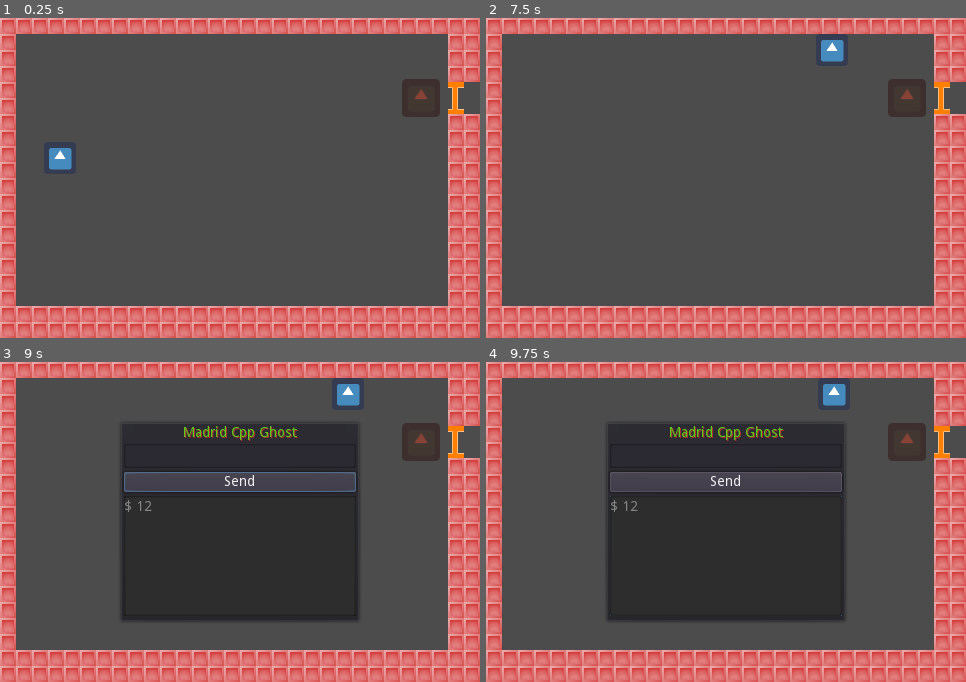
Above: before the commit, frames 1-4 (two rows, left to right).
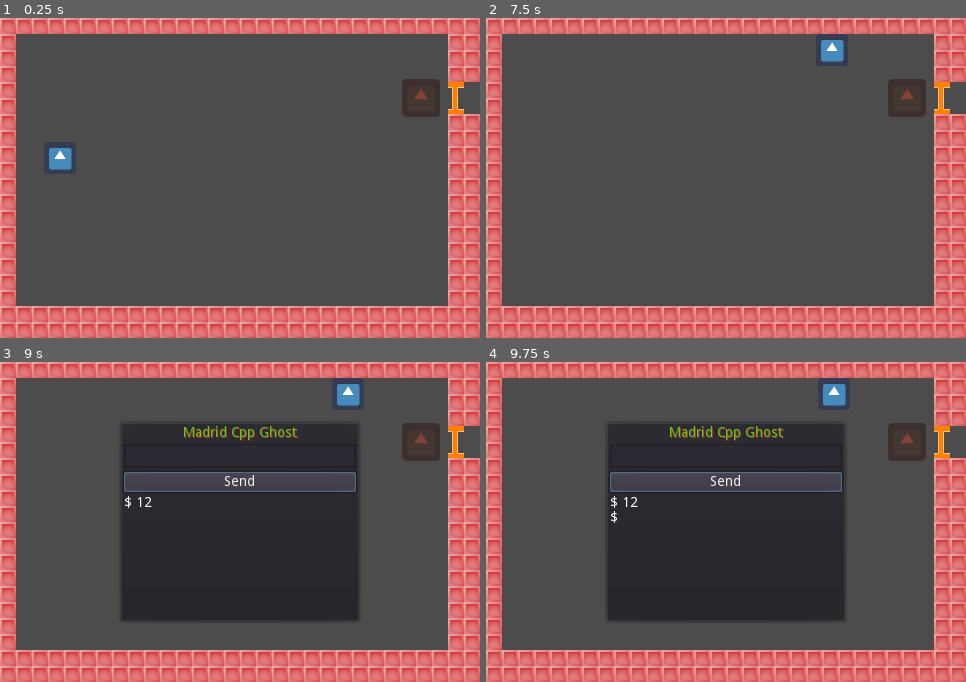
Above: after the commit, the same moments.

Repository: jgsogo/talk-godot-gdnative
Game: Godot game, scene res://MainScene.tscn
The game is run twice, just before and just after one commit, with the same random seed, the same clock (stepped at 60 frames per second) and the same inputs. The engine's default icon, where the game draws it, is replaced by a stand-in: a white triangle on a blue panel in a dark square.
Inputs (mouse positions are in pixels of both pictures, inside the frame that each line leads up to):
- Up to frame 1 (0.25 s): no input
- Up to frame 2 (7.5 s): tap Enter at 0.5, 2.75 s; hold Up (ui_up) 0.53-2.03 s; tap Space at 2, 3.5 s; hold Left (ui_left) 2.03-3.53 s; hold Down (ui_down) 3.53-4.28 s; hold Right (ui_right) 4.28-5.03 s; hold Up (ui_up) 5.03-5.78 s; hold Right (ui_right) from 5.78 s (still down)
- Up to frame 3 (9 s): release Right (ui_right) at 8 s; click (240, 454) at 8.02 s; type "12" at 8.1 s; click "Send" at 8.75 s
- Up to frame 4 (9.75 s): tap Enter at 9.5 s; hold Down (ui_down) from 9.53 s (still down)

Frames 1-2 are identical in both runs. In frame 3, 0.1% of the frame differs, in the area x 26-32%, y 41-47%; in frame 4, 0.5%, in the area x 25-75%, y 34-80%.

Commit message:
Popup will scroll to bottom automatically

Diff:
--- a/Dialog.gd
+++ b/Dialog.gd
@@ -5,6 +5,10 @@
 
 onready var msg_box := $PopupPanel/Contents/GhostMsg
 onready var input := $PopupPanel/Contents/Input
+
+func _ready():
+	msg_box.set_scroll_follow(true)
+	pass
 
 func add_text(new_text:String) -> void:
 	msg_box.text += new_text + "\n"
--- a/Dialog.tscn
+++ b/Dialog.tscn
@@ -51,14 +51,11 @@
 margin_bottom = 66.0
 text = "Send"
 
-[node name="GhostMsg" type="TextEdit" parent="PopupPanel/Contents"]
+[node name="GhostMsg" type="RichTextLabel" parent="PopupPanel/Contents"]
 margin_top = 70.0
 margin_right = 232.0
 margin_bottom = 190.0
 rect_min_size = Vector2( 232, 120 )
-readonly = true
-context_menu_enabled = false
-wrap_enabled = true
 [connection signal="body_entered" from="." to="." method="_on_Dialog_body_entered"]
 [connection signal="body_exited" from="." to="." method="_on_Dialog_body_exited"]
 [connection signal="popup_hide" from="PopupPanel" to="." method="_on_PopupPanel_popup_hide"]
